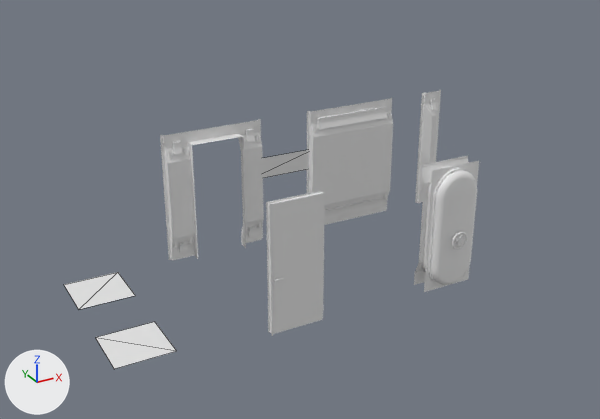
Before and after pictures for a commit that changed the glTF model graphics/models/ship_interior/Room.glb.
Both versions are drawn from a camera (50 mm lens) standing at (0.37, -17.59, 7.25) and looking at (8.87, -2.14, -0.48). Arrows for +X, +Y and +Z are at lower left; the lights stay in place. Mesh edges are drawn as thin lines on the coarser meshes. Where no turn or scale is listed for an object, it has been applied to the vertices. Vertices at the same position are counted once.

The older version as bpy lines, for what is in view:
```python
me_ceiling = bpy.data.meshes.new('Ceiling')
me_ceiling.from_pydata([(0.0, 0.0, 0.0), (0.0, 1.0, 0.0), (1.0, 1.0, 0.0), (1.0, 0.0, 0.0)], [], [(0, 1, 2), (0, 2, 3)])
me_floor = bpy.data.meshes.new('Floor')
me_floor.from_pydata([(1.0, 0.0, 0.0), (1.0, 1.0, 0.0), (0.0, 1.0, 0.0), (0.0, 0.0, 0.0)], [], [(0, 1, 2), (0, 2, 3)])
me_walllow = bpy.data.meshes.new('WallLow')
me_walllow.from_pydata(...)  # 12 vertices, 10 faces; spans x -1.0..1.0, y -1.05..-1.0, z 0.0..0.5
ob_ceiling = bpy.data.objects.new('Ceiling', me_ceiling)
ob_ceiling.location = (3.0, -5.0, 0.0)
ob_floor = bpy.data.objects.new('Floor', me_floor)
ob_floor.location = (3.0, -7.0, 0.0)
ob_walllow = bpy.data.objects.new('WallLow', me_walllow)
ob_walllow.location = (9.0, 0.0, 0.0)
# also in view: 'MechanicalDoorFrame' at (9.0, -7.2, 1.15); 'Wall' at (9.0, -4.07, 1.25); 'WallShort' at (11.0, -4.07, 1.25); 'OfficeDoorFrame' at (6.0, -7.26, 1.15); 'MechanicalDoor' at (9.0, -7.44, 1.15)
```
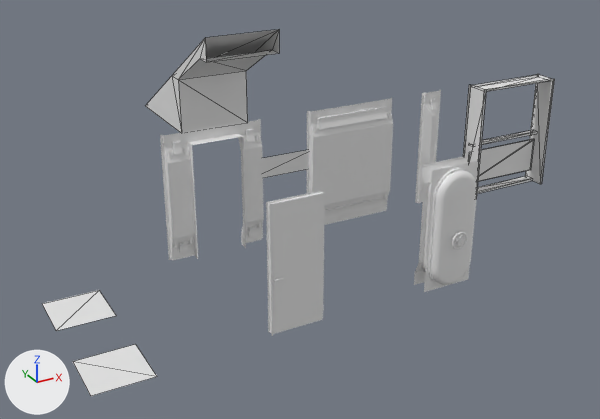
What differs and where, as boxes [x1, y1, x2, y2] in the pictures (600 x 419 px):
'Stairs', added
    after: [146, 30, 279, 133]
'Railling', added
    after: [463, 74, 555, 194]
'Floor', mesh moved
    before: [95, 322, 176, 369]
    after: [73, 344, 157, 396]
'Ceiling', mesh moved
    before: [64, 272, 135, 309]
    after: [42, 290, 116, 331]

Patch to the scene script:
```diff
--- a/graphics/models/ship_interior/Room.glb.py
+++ b/graphics/models/ship_interior/Room.glb.py
@@ me_floor @@
 me_floor.from_pydata(...)  # 4 vertices, 2 faces; spans x 0.0..1.0, y 0.0..1.0, z 0.0
 # used by ob_floor; location = (3.0, -7.0, 0.0)
+# me_floor part 2: the whole mesh is moved by (-0.5, -0.5, 0.0)
@@ me_ceiling @@
 me_ceiling.from_pydata(...)  # 4 vertices, 2 faces; spans x 0.0..1.0, y 0.0..1.0, z 0.0
 # used by ob_ceiling; location = (3.0, -5.0, 0.0)
+# me_ceiling part 1: the whole mesh is moved by (-0.5, -0.5, 0.0)
@@ me_stairs @@
+me_stairs.from_pydata([(1.0, 1.5, 1.5), (1.0, 4.0, 0.0), (-1.0, 4.0, 0.0), (-1.0, 1.5, 1.5), (1.0, -1.0, 3.0), (-1.0, -1.0, 3.0), (-1.0, 1.0, 1.5), (-1.0, 1.0, 0.0), (1.0, 1.0, 0.0), (1.0, 1.0, 1.5), (-1.0, -0.6, 2.4), (1.0, -0.6, 2.4), (-1.0, -1.0, 2.4), (1.0, -1.0, 2.4)], [], [(0, 1, 2), (0, 2, 3), (4, 0, 3), (4, 3, 5), (6, 7, 8), (6, 8, 9), (10, 6, 9), (10, 9, 11), (12, 10, 11), (12, 11, 13), (9, 8, 1), (9, 1, 0), (3, 2, 7), (3, 7, 6), (5, 3, 6), (5, 6, 10), (10, 12, 5), (11, 9, 0), (11, 0, 4), (11, 4, 13)])
@@ me_railing @@
+me_railing.from_pydata(...)  # 48 vertices, 40 faces; spans x -1.0..1.0, y -1.5..-1.0, z 0.0..2.5
@@ ob_stairs @@
+ob_stairs = bpy.data.objects.new('Stairs', me_stairs)
+ob_stairs.location = (9.0, 2.0, 0.0)
@@ ob_railling @@
+ob_railling = bpy.data.objects.new('Railling', me_railing)
+ob_railling.location = (13.0, -3.0, 0.0)
```
